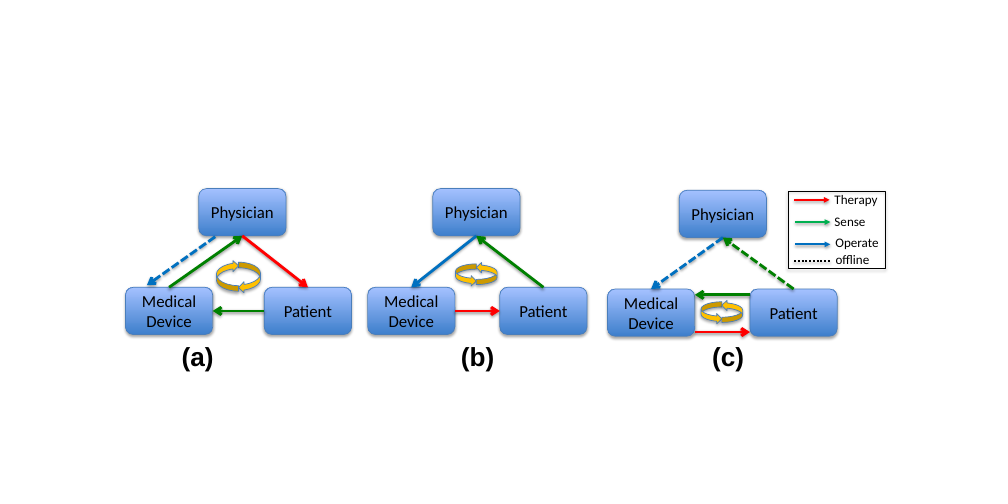
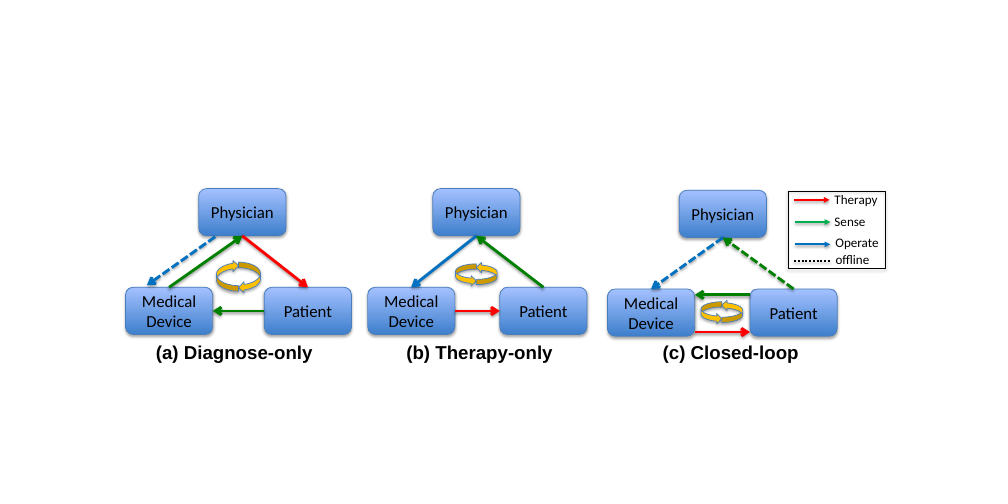
Before and after one commit to mlab-upenn/FnEDA, a slide deck: slide 1 of figs/closed-loop.pptx. Drawn at 1008x504 pixels with LibreOffice and Linux fonts; fonts in the diff are those of the drawing. Boxes give left, top, right and bottom in pixels: in the first picture for what was removed or moved away, otherwise in the second. Text is boxed around its words. In the diff, an @@ line names an element or a change of style, - is before the commit and + after.

```diff
--- a/figs/closed-loop.pptx
+++ b/figs/closed-loop.pptx
@@ text at [156,345,313,363]: text changed; size 28 to 20 pt @@
-(a)
+(a) Diagnose-only
@@ text at [406,345,552,363]: text changed; size 28 to 20 pt @@
-(b)
+(b) Therapy-only
@@ text at [663,345,799,363]: text changed; size 28 to 20 pt @@
-(c)
+(c) Closed-loop
```
Also in this commit, not shown: 2 other files.
